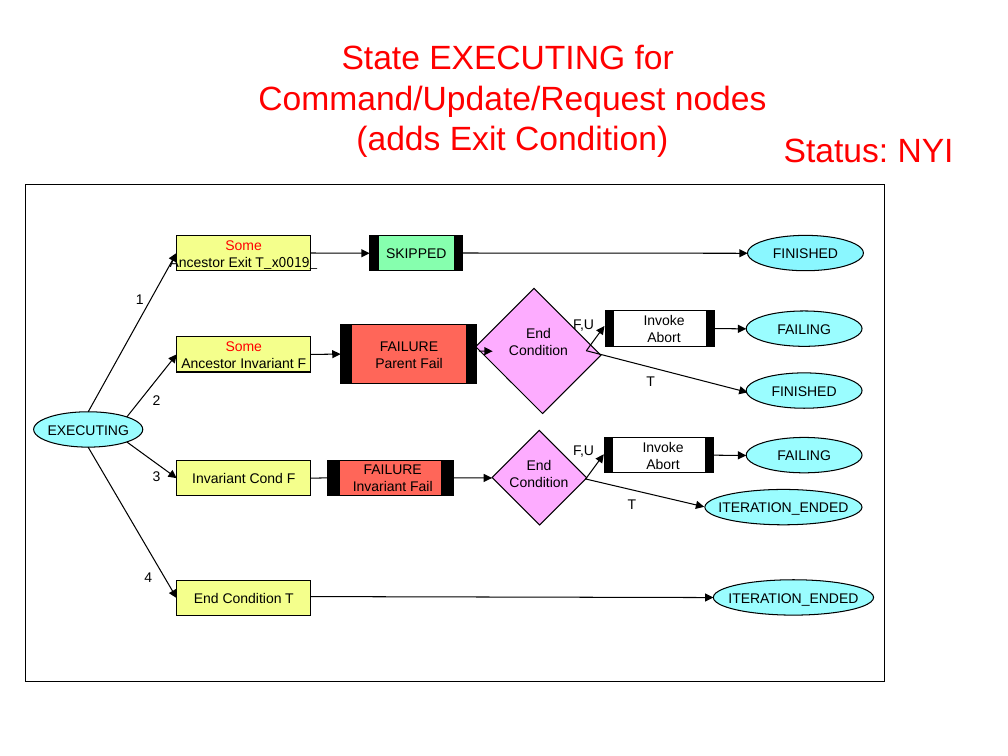
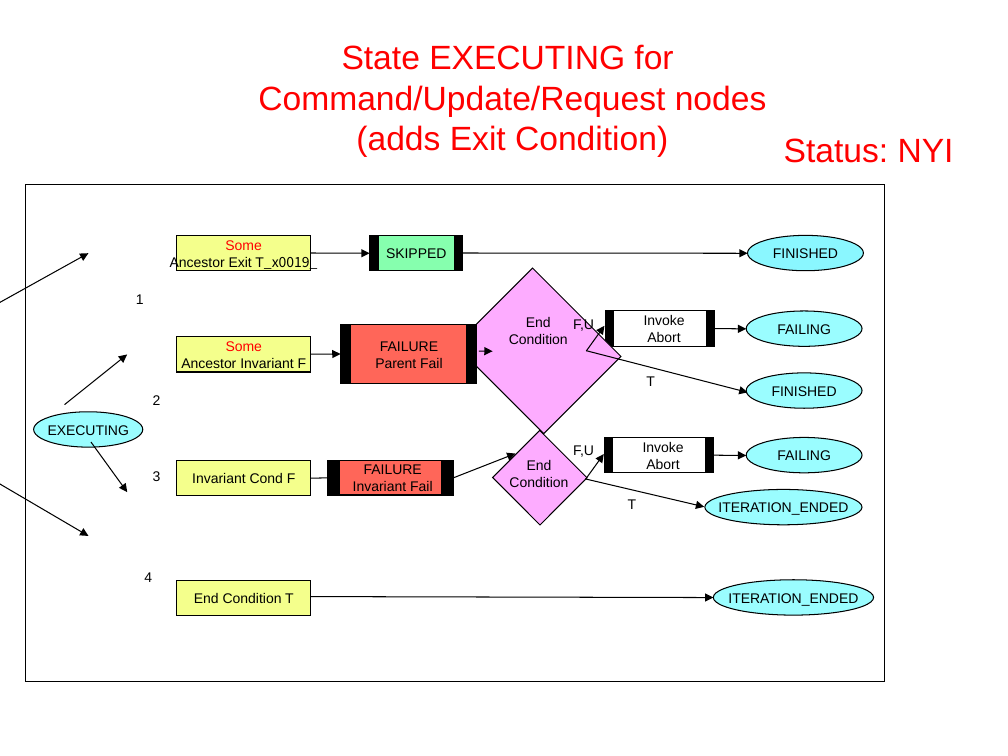
Before and after one commit to plexil-group/plexil, a slide deck: slide 13 of doc/NodeStateTransitions.ppt. Drawn at 1008x756 pixels with LibreOffice and Linux fonts; fonts in the diff are those of the drawing. Boxes give left, top, right and bottom in pixels: in the first picture for what was removed or moved away, otherwise in the second. Text is boxed around its words. In the diff, an @@ line names an element or a change of style, - is before the commit and + after.

```diff
--- a/doc/NodeStateTransitions.ppt
+++ b/doc/NodeStateTransitions.ppt
@@ arrow moved from (89, 412) - (176, 253) to (0, 342) - (89, 253) @@
@@ rectangle: place and size @@
-rectangle at bbox=[476, 288, 601, 414]
+rectangle at bbox=[456, 268, 621, 433]
@@ text "End": place and size @@
-text "End" at bbox=[509, 328, 568, 355]
+text "End" at bbox=[509, 317, 568, 344]
@@ arrow moved from (127, 417) - (176, 355) to (65, 404) - (127, 355) @@
@@ arrow moved from (88, 448) - (176, 598) to (0, 448) - (89, 536) @@
@@ arrow moved from (127, 442) - (176, 478) to (91, 443) - (127, 492) @@
@@ arrow moved from (454, 478) - (492, 478) to (454, 478) - (515, 454) @@
```
Also in this commit, not shown: 19 other slides changed.
